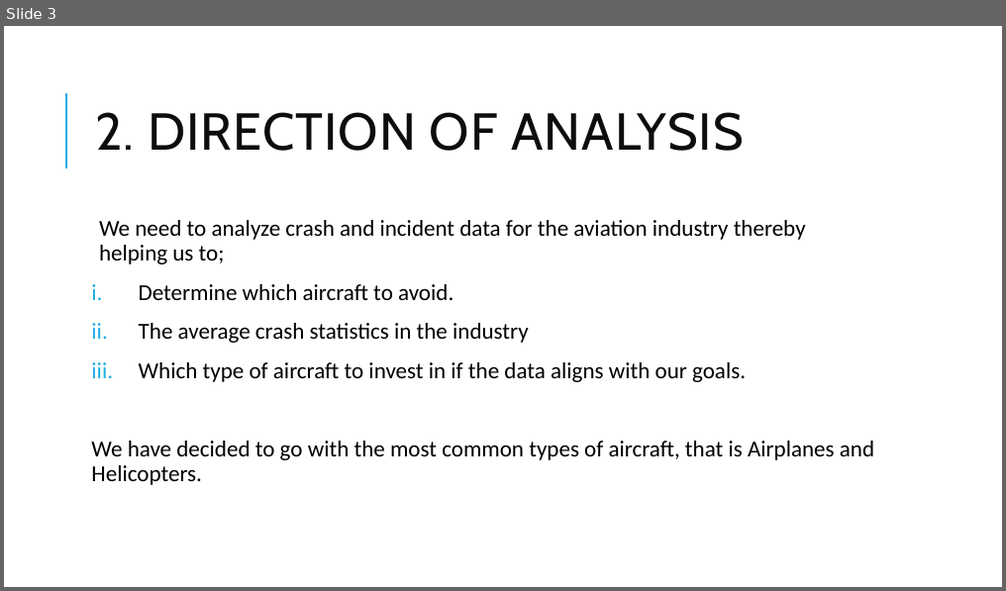
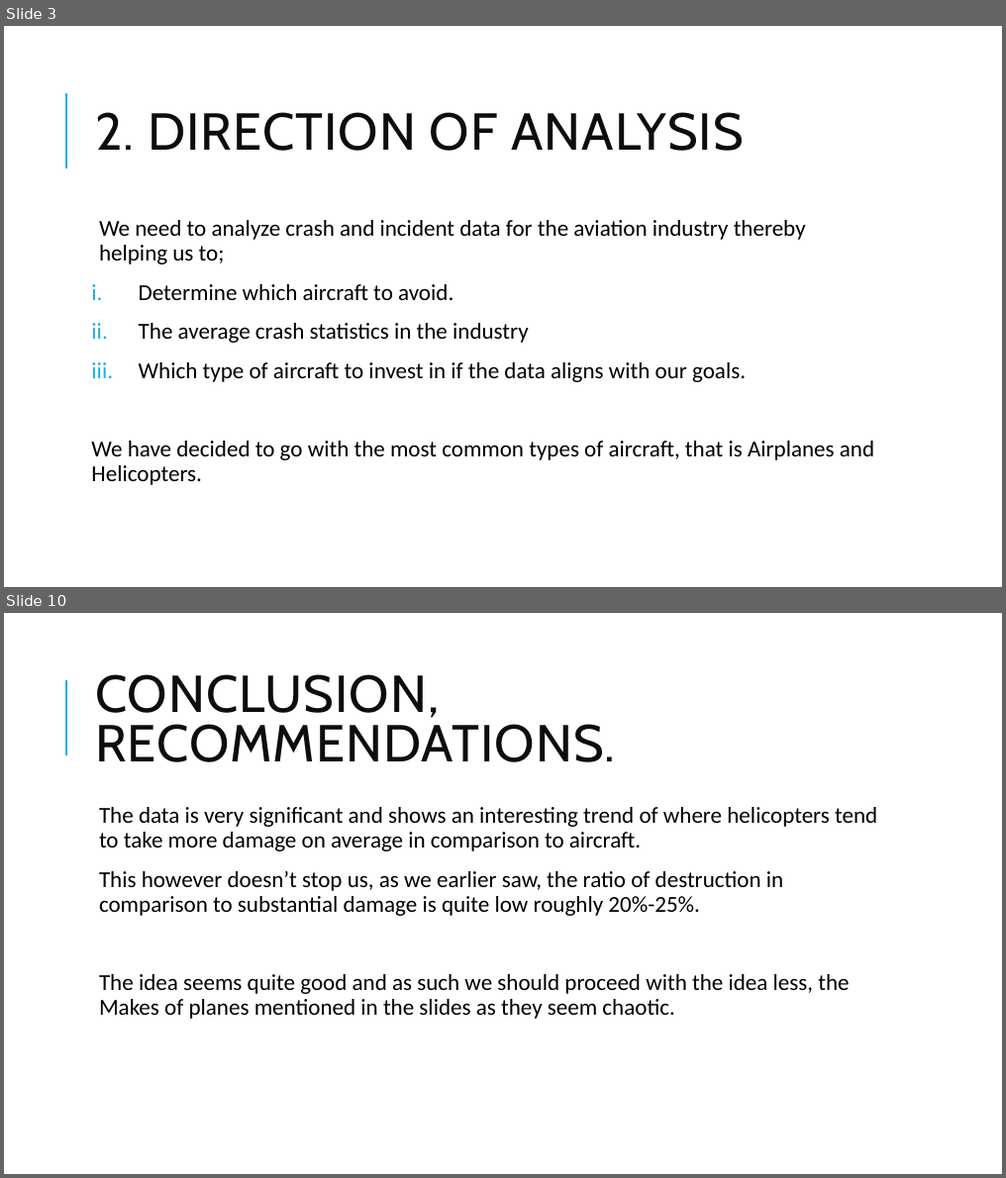
Before and after one commit to kdizz/dsc-phase-1-project-v3, a slide deck: CAPITAL INVESTMENTS LIMITED.pptx. Shown one above the other, each under a label of ours: slide 3 before the commit, slides 3 and 10 after it; the slides between them are not shown. The pictures are 1006x591 and 1006x1178 pixels, drawn with LibreOffice and Linux fonts; fonts in the diff are those of the drawing. Boxes give left, top, right and bottom in pixels: in the first picture for what was removed or moved away, otherwise in the second. Text is boxed around its words. In the diff, an @@ line names an element or a change of style, - is before the commit and + after.

```diff
--- a/CAPITAL INVESTMENTS LIMITED.pptx
+++ b/CAPITAL INVESTMENTS LIMITED.pptx
@@ slide 10 added at [4, 613, 1002, 1174], background #FFFFFF; not listed: 1 template element that a slide beside it also shows @@
@@ title added at [95, 674, 615, 762], 50 pt, text #0D0D0D @@
+CONCLUSION, RECOMMENDATIONS.
@@ text added at [99, 807, 877, 1019], 22 pt, text #000000 @@
+  The data is very significant and shows an interesting trend of where helicopters tend to take more damage on average in comparison to aircraft.
+  This however doesn’t stop us, as we earlier saw, the ratio of destruction in comparison to substantial damage is quite low roughly 20%-25%.
+  The idea seems quite good and as such we should proceed with the idea less, the Makes of planes mentioned in the slides as they seem chaotic.
```
Also in this commit, not shown: 6 slides changed, 1 slide removed, 5 other files.
